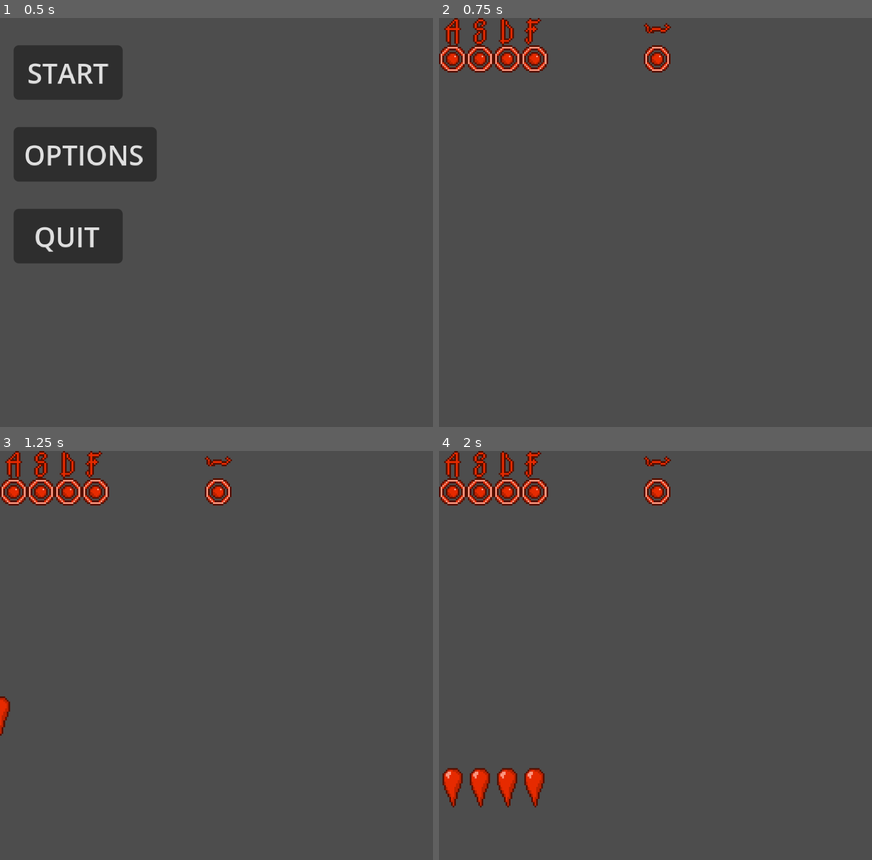
Above: before the commit, frames 1-4 (two rows, left to right).
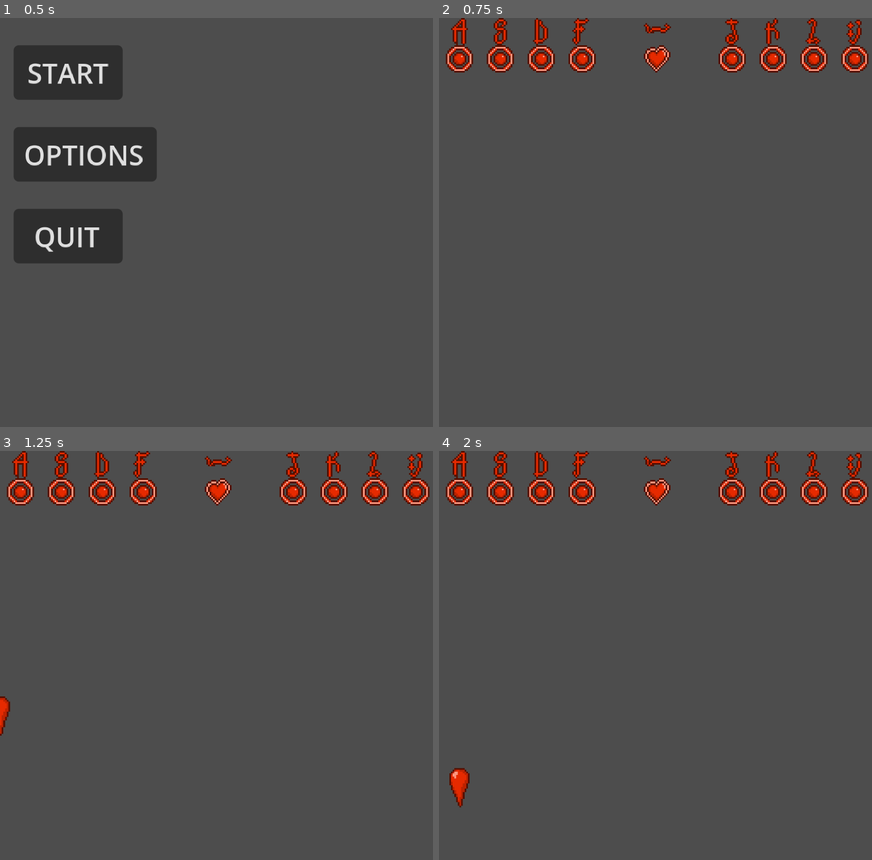
Above: after the commit, the same moments.

Repository: Ada-Rhodes/Bring-Her-Back
Game: Godot game, scene res://main_menu.tscn
Same seed, same stepped clock (60 frames per second), same inputs: the game is played once before the commit and once after it.
Inputs:
- Up to frame 1 (0.5 s): no input
- Up to frame 2 (0.75 s): click "START" at 0.5 s
- Up to frame 3 (1.25 s): no input
- Up to frame 4 (2 s): tap A (Key A) at 1.35 s

Frame 1 is identical in both runs. In frame 2, 4.7% of the frame differs, in the area x 0-100%, y 0-14%; in frame 3, 4.7%; in frame 4, 6.0%, in the area x 0-100%, y 0-88%.

Commit message:
Fixed Sounds
Created final sounds using SurgeXT and a drum kit

Diff:
--- a/Bring-Her-Back/Game.tscn
+++ b/Bring-Her-Back/Game.tscn
@@ -5,13 +5,34 @@
 [ext_resource type="Texture2D" uid="uid://dm7qg3epyofso" path="res://Assets/Keys/Target - Ring.png" id="3_3mrqo"]
 [ext_resource type="Script" uid="uid://csg66xiqoewvd" path="res://key_a.gd" id="4_gwjdr"]
 [ext_resource type="AudioStream" uid="uid://djaqfkg6y658v" path="res://Assets/Sounds/Heart Beat.wav" id="5_3mrqo"]
+[ext_resource type="AudioStream" uid="uid://d282uxcdr1no" path="res://Assets/Sounds/Kick 1.wav" id="5_gebyw"]
 [ext_resource type="Texture2D" uid="uid://csoadue0xeeex" path="res://Assets/Keys/Rune - A.png" id="6_joorw"]
 [ext_resource type="Texture2D" uid="uid://cvpw5i6xegrbx" path="res://Assets/Keys/Target - Drop.png" id="7_2vekm"]
+[ext_resource type="Script" uid="uid://cutnj5denvq3r" path="res://key_s.gd" id="7_lvtmh"]
+[ext_resource type="AudioStream" uid="uid://05vf62jg7bt7" path="res://Assets/Sounds/Kick 2.wav" id="8_4my3f"]
 [ext_resource type="Texture2D" uid="uid://w0vk1h2j2ppx" path="res://Assets/Keys/Rune - S.png" id="8_gwjdr"]
 [ext_resource type="Texture2D" uid="uid://b7ov3pltb1e7p" path="res://Assets/Keys/Rune - D.png" id="9_lvtmh"]
+[ext_resource type="Script" uid="uid://5jt5mlwmlgap" path="res://key_d.gd" id="9_yyih5"]
+[ext_resource type="AudioStream" uid="uid://roiwin55j4tf" path="res://Assets/Sounds/Snare 2.wav" id="10_aeq37"]
+[ext_resource type="AudioStream" uid="uid://ba3rtv4j7cxvn" path="res://Assets/Sounds/Bass-A.wav" id="10_lvtmh"]
 [ext_resource type="Texture2D" uid="uid://di4h8te3pnkna" path="res://Assets/Keys/Rune - F.png" id="10_yyih5"]
-[ext_resource type="Script" uid="uid://wtt2gj35qp8j" path="res://key_space.gd" id="11_qjyg3"]
+[ext_resource type="Script" uid="uid://b2kdj7d361sjv" path="res://key_f.gd" id="11_qjyg3"]
 [ext_resource type="Texture2D" uid="uid://dx61bmnsl27tn" path="res://Assets/Keys/Rune - Sp.png" id="12_elkpi"]
+[ext_resource type="Script" uid="uid://c8gaa6v7xrruh" path="res://key_j.gd" id="13_bvhbk"]
+[ext_resource type="Script" uid="uid://wtt2gj35qp8j" path="res://key_space.gd" id="13_hmewc"]
+[ext_resource type="AudioStream" uid="uid://m8qwakcil64g" path="res://Assets/Sounds/Bass-Bb.wav" id="14_cpsxm"]
+[ext_resource type="Script" uid="uid://d3bdhfhhbtpg2" path="res://key_k.gd" id="14_wuoie"]
+[ext_resource type="Texture2D" uid="uid://bvxnhstsildr5" path="res://Assets/Keys/Rune - J.png" id="15_hmewc"]
+[ext_resource type="AudioStream" uid="uid://d0m6e40sjkxi6" path="res://Assets/Sounds/Bass-D.wav" id="16_7ged1"]
+[ext_resource type="Texture2D" uid="uid://gf70rafpxyxg" path="res://Assets/Sprites/Heart Filled.png" id="16_8ktx7"]
+[ext_resource type="Script" uid="uid://ck4aixxoopkad" path="res://key_l.gd" id="16_bvhbk"]
+[ext_resource type="Texture2D" uid="uid://dk5n6q2ljgspt" path="res://Assets/Keys/Rune - K.png" id="17_0mevm"]
+[ext_resource type="Texture2D" uid="uid://dg3hv1iih3tj5" path="res://Assets/Sprites/Heart-Outline.png" id="17_aeq37"]
+[ext_resource type="Script" uid="uid://lqquiern8nm8" path="res://key_colon.gd" id="18_cpsxm"]
+[ext_resource type="AudioStream" uid="uid://d31gmbd6t7m2v" path="res://Assets/Sounds/Bass-G.wav" id="18_w2501"]
+[ext_resource type="Texture2D" uid="uid://der5n4etppvjx" path="res://Assets/Keys/Rune - L.png" id="19_jsoai"]
+[ext_resource type="Texture2D" uid="uid://dx22b2afc6scr" path="res://Assets/Keys/Rule - Col.png" id="20_bisgb"]
+[ext_resource type="AudioStream" uid="uid://das6xwt51jjm6" path="res://Assets/Sounds/Bass-E.wav" id="22_bisgb"]
 
 [sub_resource type="RectangleShape2D" id="RectangleShape2D_yg35m"]
 size = Vector2(16, 16)
@@ -24,7 +45,7 @@
 script = ExtResource("2_yhmtn")
 
 [node name="A - Target Ring" type="Sprite2D" parent="Buttons" unique_id=16194927]
-position = Vector2(8, 0)
+position = Vector2(12, 0)
 texture = ExtResource("3_3mrqo")
 script = ExtResource("4_gwjdr")
 
@@ -35,7 +56,7 @@
 disabled = true
 
 [node name="AudioStreamPlayer" type="AudioStreamPlayer" parent="Buttons/A - Target Ring" unique_id=1697709971]
-stream = ExtResource("5_3mrqo")
+stream = ExtResource("5_gebyw")
 
 [node name="Rune Label" type="Sprite2D" parent="Buttons/A - Target Ring" unique_id=1511278136]
 position = Vector2(0, -16)
@@ -45,9 +66,9 @@
 texture = ExtResource("7_2vekm")
 
 [node name="S - Target Ring" type="Sprite2D" parent="Buttons" unique_id=875887354]
-position = Vector2(24, 0)
-texture = ExtResource("3_3mrqo")
-script = ExtResource("4_gwjdr")
+position = Vector2(36, 0)
+texture = ExtResource("3_3mrqo")
+script = ExtResource("7_lvtmh")
 
 [node name="StaticBody2D" type="StaticBody2D" parent="Buttons/S - Target Ring" unique_id=1211242867]
 
@@ -56,7 +77,7 @@
 disabled = true
 
 [node name="AudioStreamPlayer" type="AudioStreamPlayer" parent="Buttons/S - Target Ring" unique_id=871263690]
-stream = ExtResource("5_3mrqo")
+stream = ExtResource("8_4my3f")
 
 [node name="Rune Label" type="Sprite2D" parent="Buttons/S - Target Ring" unique_id=1635944081]
 position = Vector2(0, -16)
@@ -66,9 +87,9 @@
 texture = ExtResource("7_2vekm")
 
 [node name="D - Target Ring" type="Sprite2D" parent="Buttons" unique_id=1310602918]
-position = Vector2(40, 0)
-texture = ExtResource("3_3mrqo")
-script = ExtResource("4_gwjdr")
+position = Vector2(60, 0)
+texture = ExtResource("3_3mrqo")
+script = ExtResource("9_yyih5")
 
 [node name="StaticBody2D" type="StaticBody2D" parent="Buttons/D - Target Ring" unique_id=1608827842]
 
@@ -77,7 +98,7 @@
 disabled = true
 
 [node name="AudioStreamPlayer" type="AudioStreamPlayer" parent="Buttons/D - Target Ring" unique_id=35226729]
-stream = ExtResource("5_3mrqo")
+stream = ExtResource("10_aeq37")
 
 [node name="Rune Label" type="Sprite2D" parent="Buttons/D - Target Ring" unique_id=714154662]
 position = Vector2(0, -16)
@@ -87,9 +108,9 @@
 texture = ExtResource("7_2vekm")
 
 [node name="F - Target Ring" type="Sprite2D" parent="Buttons" unique_id=1081905276]
-position = Vector2(56, 0)
-texture = ExtResource("3_3mrqo")
-script = ExtResource("4_gwjdr")
+position = Vector2(84, 0)
+texture = ExtResource("3_3mrqo")
+script = ExtResource("11_qjyg3")
 
 [node name="StaticBody2D" type="StaticBody2D" parent="Buttons/F - Target Ring" unique_id=1407537157]
 
@@ -98,7 +119,7 @@
 disabled = true
 
 [node name="AudioStreamPlayer" type="AudioStreamPlayer" parent="Buttons/F - Target Ring" unique_id=2072485214]
-stream = ExtResource("5_3mrqo")
+stream = ExtResource("10_lvtmh")
 
 [node name="Rune Label" type="Sprite2D" parent="Buttons/F - Target Ring" unique_id=1389303080]
 position = Vector2(0, -16)
@@ -109,8 +130,8 @@
 
 [node name="Space - Target Ring" type="Sprite2D" parent="Buttons" unique_id=553866563]
 position = Vector2(128, 0)
-texture = ExtResource("3_3mrqo")
-script = ExtResource("11_qjyg3")
+texture = ExtResource("17_aeq37")
+script = ExtResource("13_hmewc")
 
 [node name="StaticBody2D" type="StaticBody2D" parent="Buttons/Space - Target Ring" unique_id=258302125]
 
@@ -126,4 +147,88 @@
 texture = ExtResource("12_elkpi")
 
 [node name="Target Drop" type="Sprite2D" parent="Buttons/Space - Target Ring" unique_id=1077802321]
-texture = ExtResource("7_2vekm")
+texture = ExtResource("16_8ktx7")
+
+[node name="J - Target Ring" type="Sprite2D" parent="Buttons" unique_id=2055406348]
+position = Vector2(172, 0)
+texture = ExtResource("3_3mrqo")
+script = ExtResource("13_bvhbk")
+
+[node name="StaticBody2D" type="StaticBody2D" parent="Buttons/J - Target Ring" unique_id=1627797977]
+
+[node name="CollisionShape2D" type="CollisionShape2D" parent="Buttons/J - Target Ring/StaticBody2D" unique_id=1976777308]
+shape = SubResource("RectangleShape2D_yg35m")
+disabled = true
+
+[node name="AudioStreamPlayer" type="AudioStreamPlayer" parent="Buttons/J - Target Ring" unique_id=1508273074]
+stream = ExtResource("14_cpsxm")
+
+[node name="Rune Label" type="Sprite2D" parent="Buttons/J - Target Ring" unique_id=257890322]
+position = Vector2(0, -16)
+texture = ExtResource("15_hmewc")
+
+[node name="Target Drop" type="Sprite2D" parent="Buttons/J - Target Ring" unique_id=1985128361]
+texture = ExtResource("7_2vekm")
+
+[node name="K - Target Ring" type="Sprite2D" parent="Buttons" unique_id=950150305]
+position = Vector2(196, 0)
+texture = ExtResource("3_3mrqo")
+script = ExtResource("14_wuoie")
+
+[node name="StaticBody2D" type="StaticBody2D" parent="Buttons/K - Target Ring" unique_id=1803510611]
+
+[node name="CollisionShape2D" type="CollisionShape2D" parent="Buttons/K - Target Ring/StaticBody2D" unique_id=653606196]
+shape = SubResource("RectangleShape2D_yg35m")
+disabled = true
+
+[node name="AudioStreamPlayer" type="AudioStreamPlayer" parent="Buttons/K - Target Ring" unique_id=196342119]
+stream = ExtResource("16_7ged1")
+
+[node name="Rune Label" type="Sprite2D" parent="Buttons/K - Target Ring" unique_id=1932614245]
+position = Vector2(0, -16)
+texture = ExtResource("17_0mevm")
+
+[node name="Target Drop" type="Sprite2D" parent="Buttons/K - Target Ring" unique_id=633536567]
+texture = ExtResource("7_2vekm")
+
+[node name="L - Target Ring" type="Sprite2D" parent="Buttons" unique_id=1837060334]
+position = Vector2(220, 0)
+texture = ExtResource("3_3mrqo")
+script = ExtResource("16_bvhbk")
+
+[node name="StaticBody2D" type="StaticBody2D" parent="Buttons/L - Target Ring" unique_id=1710687784]
+
+[node name="CollisionShape2D" type="CollisionShape2D" parent="Buttons/L - Target Ring/StaticBody2D" unique_id=2096912489]
+shape = SubResource("RectangleShape2D_yg35m")
+disabled = true
+
+[node name="AudioStreamPlayer" type="AudioStreamPlayer" parent="Buttons/L - Target Ring" unique_id=1965431936]
+stream = ExtResource("22_bisgb")
+
+[node name="Rune Label" type="Sprite2D" parent="Buttons/L - Target Ring" unique_id=684135385]
+position = Vector2(0, -16)
+texture = ExtResource("19_jsoai")
+
+[node name="Target Drop" type="Sprite2D" parent="Buttons/L - Target Ring" unique_id=1905789644]
+texture = ExtResource("7_2vekm")
+
+[node name="Col - Target Ring" type="Sprite2D" parent="Buttons" unique_id=1171125882]
+position = Vector2(244, 0)
+texture = ExtResource("3_3mrqo")
+script = ExtResource("18_cpsxm")
+
+[node name="StaticBody2D" type="StaticBody2D" parent="Buttons/Col - Target Ring" unique_id=1055470633]
+
+[node name="CollisionShape2D" type="CollisionShape2D" parent="Buttons/Col - Target Ring/StaticBody2D" unique_id=774319792]
+shape = SubResource("RectangleShape2D_yg35m")
+disabled = true
+
+[node name="AudioStreamPlayer" type="AudioStreamPlayer" parent="Buttons/Col - Target Ring" unique_id=1139250344]
+stream = ExtResource("18_w2501")
+
+[node name="Rune Label" type="Sprite2D" parent="Buttons/Col - Target Ring" unique_id=2059164997]
+position = Vector2(0, -16)
+texture = ExtResource("20_bisgb")
+
+[node name="Target Drop" type="Sprite2D" parent="Buttons/Col - Target Ring" unique_id=1630445173]
+texture = ExtResource("7_2vekm")
Not shown, added: Bring-Her-Back/Assets/Sounds/Bass-A.wav.import
Not shown, added: Bring-Her-Back/Assets/Sounds/Bass-Bb.wav.import
Not shown, added: Bring-Her-Back/Assets/Sounds/Bass-D.wav.import
Not shown, added: Bring-Her-Back/Assets/Sounds/Bass-E.wav.import
Not shown, added: Bring-Her-Back/Assets/Sounds/Bass-G.wav.import
Not shown, added: Bring-Her-Back/Assets/Sounds/Kick 1.wav.import
Not shown, changed: Bring-Her-Back/Assets/Sounds/Kick 2.wav.import
Not shown, added: Bring-Her-Back/Assets/Sounds/Snare 2.wav.import
Not shown, removed: Bring-Her-Back/Assets/Sounds/wa0.mp3.import
Not shown, removed: Bring-Her-Back/Assets/Sounds/wa1.mp3.import
Not shown, removed: Bring-Her-Back/Assets/Sounds/wa2.mp3.import
Not shown, removed: Bring-Her-Back/Assets/Sounds/wa3.mp3.import
(and 27 more such lines)
